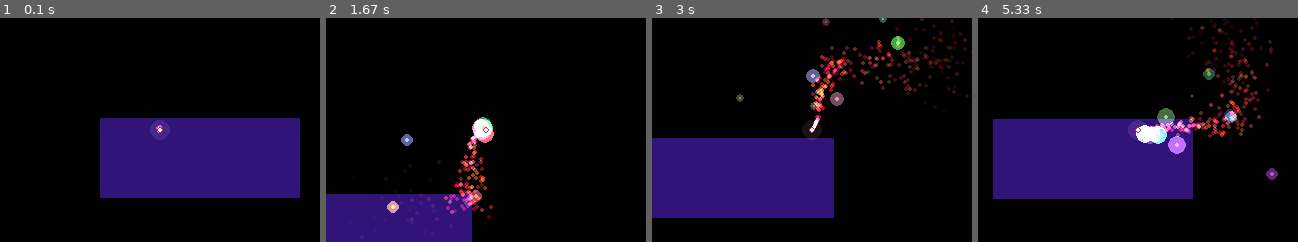
Above: before the commit, frames 1-4 (left to right).
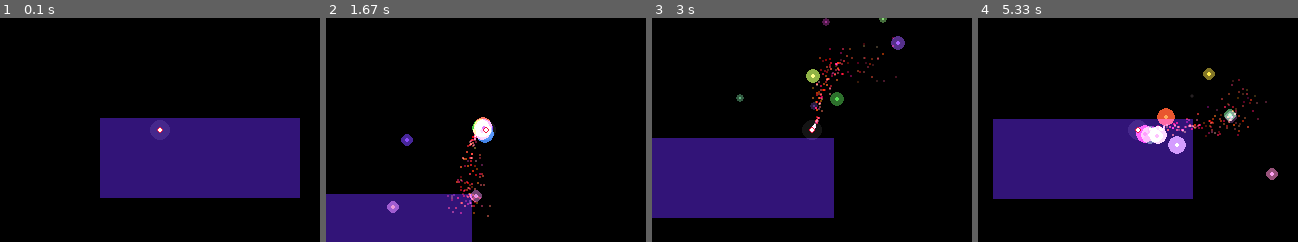
Above: after the commit, the same moments.

Repository: JerryLin1/PyGameShenanigans
Game: pygame game, started from test_game/main.py
The game is run twice, just before and just after one commit, with the same random seed, the same clock (stepped at 60 frames per second) and the same inputs.
Inputs (mouse positions are in pixels of both pictures, inside the frame that each line leads up to):
- Up to frame 1 (0.1 s): no input
- Up to frame 2 (1.67 s): hold D 0.33-0.8 s; click (473, 138) at 0.88 s; hold W 1.17-1.47 s; move the mouse to (588, 123) at 1.2 s; tap Space at 1.23, 1.57 s; hold D from 1.5 s (still down)
- Up to frame 3 (3 s): tap Space at 1.87, 2.07, 2.37, 2.63, 2.97 s; release D at 1.97 s; hold A 2-2.53 s; hold S 2.57-2.87 s; hold A from 2.9 s (still down)
- Up to frame 4 (5.33 s): tap Space at 3.27, 3.4, 3.8, 4.1, 4.47, 4.87, 5.17 s; release A at 3.3 s; hold W 3.33-3.7 s; hold D 3.73-4.37 s; hold S 4.4-4.77 s; hold A 4.8-5.27 s; hold D from 5.3 s (still down)

The runs differ from the first frame. In frame 1, less than 0.1% of the frame differs, in the area x 48-51%, y 47-52%; in frame 2, 2.4%; in frame 3, 3.8%; in frame 4, 4.6%, in the area x 49-94%, y 0-73%.

Commit message:
events shoot

Diff:
--- a/test_game/helpers.py
+++ b/test_game/helpers.py
@@ -44,6 +44,10 @@
     pygame.draw.polygon(shape_surf, color,
                         [(x - min_x, y - min_y) for x, y in points])
     surface.blit(shape_surf, target_rect)
+
+
+def get_mouse_pos_global():
+    return pygame.mouse.get_pos() + init.camera_pos
 
 
 def random_vector2() -> pygame.Vector2:
@@ -113,3 +117,6 @@
         if self.elapsed >= self.time:
             self.elapsed = 0
             self.callback()
+
+    def reset(self):
+        self.elapsed = 0
--- a/test_game/init.py
+++ b/test_game/init.py
@@ -2,6 +2,7 @@
 
 # Global variables
 entities = []
+events = []
 camera_pos = pygame.Vector2(0, 0)
 WIDTH = 320
 HEIGHT = 224
--- a/test_game/main.py
+++ b/test_game/main.py
@@ -21,13 +21,14 @@
     init_entity(player)
     # main loop
     while running:
+        init.events = pygame.event.get()
         screen.fill((0, 0, 0))
         draw_rect(screen, (50, 20, 120), (100, 100, 200, 80))
 
         dt = clock.tick(60)
 
         tick_entities(screen, dt)
-        for event in pygame.event.get():
+        for event in init.events:
             if event.type == pygame.QUIT:
                 running = False
         pygame.display.update()
--- a/test_game/player.py
+++ b/test_game/player.py
@@ -7,7 +7,7 @@
 from init import init_entity
 from test_game import init
 from test_game.helpers import draw_circle, kill, copy_vector2, \
-    get_random_color
+    get_random_color, get_mouse_pos_global
 from test_game.entity import Entity
 from test_game.helpers import random_vector2, Timer
 from test_game.particles import Particle, ParticleCircle
@@ -21,7 +21,8 @@
         self.prev_keys = self.keys
         self.speed = 2
         self.timers = {
-            "trail": Timer(5, self.trail_particle)
+            # This will call trail_particle ever 5 ms when moving
+            "trail": Timer(5, self.trail_particle, is_active=False)
         }
         self.light = Particle(position=self.position,
                               color=(20, 20, 20),
@@ -58,6 +59,10 @@
             # kill(self)
             burst_particles(self.position)
 
+        for event in init.events:
+            if event.type == pygame.MOUSEBUTTONDOWN:
+                self.shoot_particle()
+
         self.prev_keys = self.keys
 
         self.light.position = copy_vector2(self.position)
@@ -74,8 +79,22 @@
                                  lights=[2],
                                  flags=[
                                      Particle.SCALE_ALPHA_LIFETIME,
+                                     Particle.SCALE_SIZE_LIFETIME,
                                      Particle.MAIN_DRAW_DISABLED
                                  ]))
+
+    def shoot_particle(self):
+        shoot_force = 8
+        mouse_pos = get_mouse_pos_global()
+        diff_vec = mouse_pos - self.position
+        diff_vec = diff_vec.normalize() * shoot_force
+        init_entity(ParticleCircle(position=copy_vector2(self.position),
+                                   color=get_random_color(100, 255, 0, 100, 0,
+                                                          100),
+                                   radius=2,
+                                   lifespan=5000,
+                                   vel=diff_vec,
+                                   lights=[8]))
 
     def draw(self, surface):
         draw_circle(surface, (219, 0, 44), self.position, 3)
@@ -98,10 +117,6 @@
         angle = random.uniform(0, math.pi * 2)
         vector = Vector2(math.cos(angle), math.sin(angle))
         vector *= random.uniform(0, force)
-        flags = [
-            Particle.SCALE_SIZE_LIFETIME,
-            Particle.SCALE_ALPHA_LIFETIME
-        ]
         init_entity(ParticleCircle(position=(x, y),
                                    color=get_random_color(50, 255,
                                                           50, 255,
@@ -110,4 +125,8 @@
                                    vel=vector,
                                    # accel=Vector2(0, 10),
                                    lights=[10],
-                                   flags=flags))
+                                   flags=[
+                                       Particle.SCALE_SIZE_LIFETIME,
+                                       Particle.SCALE_ALPHA_LIFETIME
+                                   ]
+                                   ))
